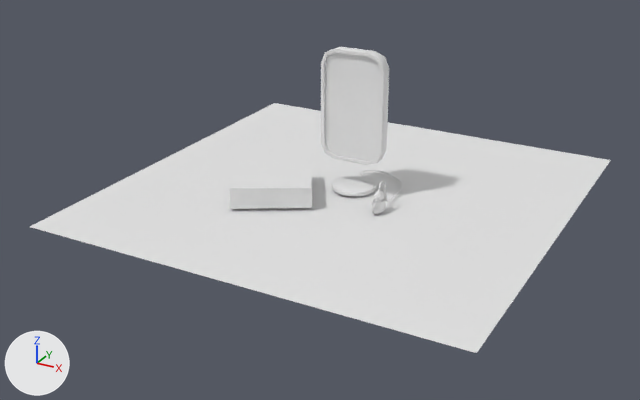
Two versions of the Blender file assets/PROP/school.blend, one commit apart.
Rendered twice from a camera (50 mm lens) standing at (4.98, -10.01, 4.71) and looking at (-0.2, -0.6, 0.01). The lights are fixed; the arrows at lower left show +X, +Y and +Z.

In view in the first picture: 'Celular', 'Charge', 'Cube', 'Plane'.
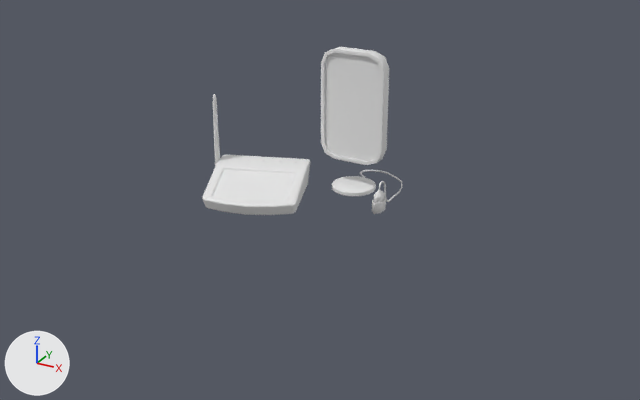
What differs and where, as boxes [x1, y1, x2, y2] in the pictures (640 x 400 px):
'Plane', hidden
    before: [30, 103, 611, 353]
'Cube', reshaped, moved, turned, rescaled
    before: [229, 158, 312, 209]
    after: [202, 94, 310, 215]
part 1 of me_cube_002, built on
    before: [229, 158, 312, 209]
    after: [202, 94, 310, 215]

Diff of the bpy script that builds the scene:
```diff
--- a/assets/PROP/school.blend.py
+++ b/assets/PROP/school.blend.py
@@ me_cube_002 @@
 # used by ob_cube; location = (-0.88, -0.68, 0.15); rotation_euler = (0.0, 0.0, 0.526), in degrees (0, 0, 30); scale = (0.527, 0.527, 0.142)
-me_cube_002.from_pydata(...)  # 8 vertices, 6 faces; spans x -1.0..1.0, y -1.0..1.0, z -1.0..1.0
+me_cube_002.from_pydata(...)  # 393 vertices, 384 faces; spans x -0.32..0.3, y -0.3..0.3, z -0.3..1.88
+# me_cube_002 part 1: 8 vertices removed from x -1.0..1.0, y -1.0..1.0, z -1.0..1.0; 393 vertices added at x -0.32..0.3, y -0.3..0.3, z -0.3..1.88
+# me_cube_002 part 2: the surface is now shaded smooth
@@ ob_cube @@
 ob_cube = bpy.data.objects.new('Cube', me_cube_002)
-ob_cube.location = (-0.88, -0.68, 0.15)
-ob_cube.rotation_euler = (0.0, 0.0, 0.526)  # degrees (0, 0, 30)
-ob_cube.scale = (0.527, 0.527, 0.142)
+ob_cube.location = (-0.95, -0.94, 0.19)
+ob_cube.rotation_euler = (0.0, 0.0, 0.348)  # degrees (0, 0, 20)
+ob_cube.scale = (2.06, 2.14, 0.582)
@@ ob_plane @@
 ob_plane.scale = (2.92, 2.92, 2.92)
+ob_plane.hide_set(True)  # its collection is switched off
```
